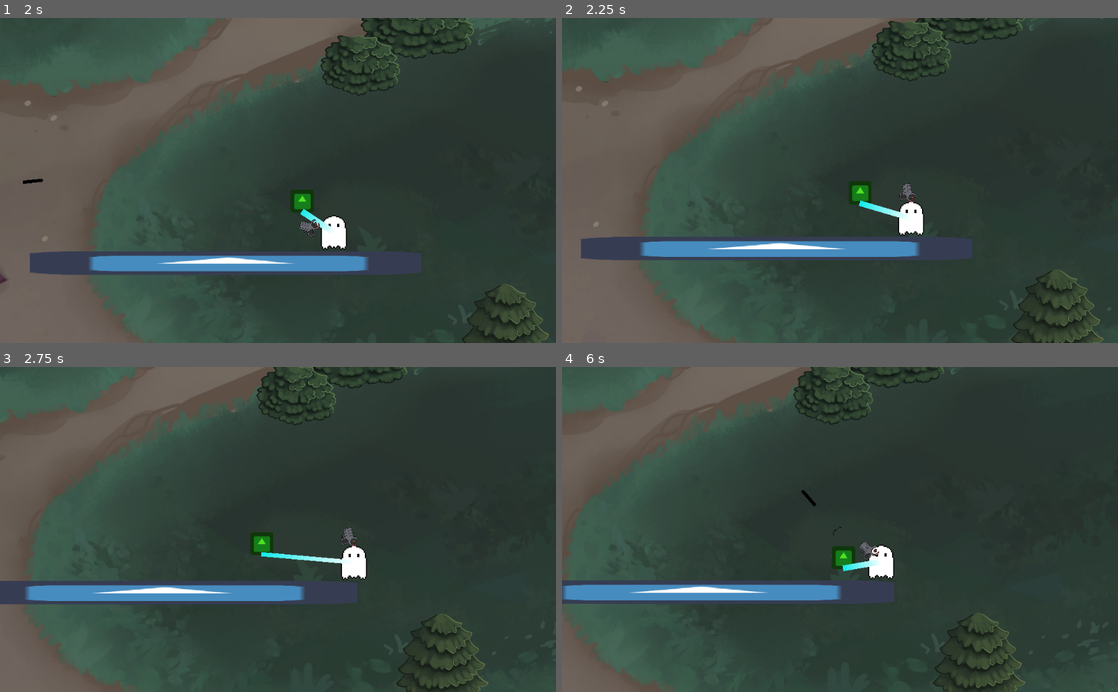
Above: before the commit, frames 1-4 (two rows, left to right).
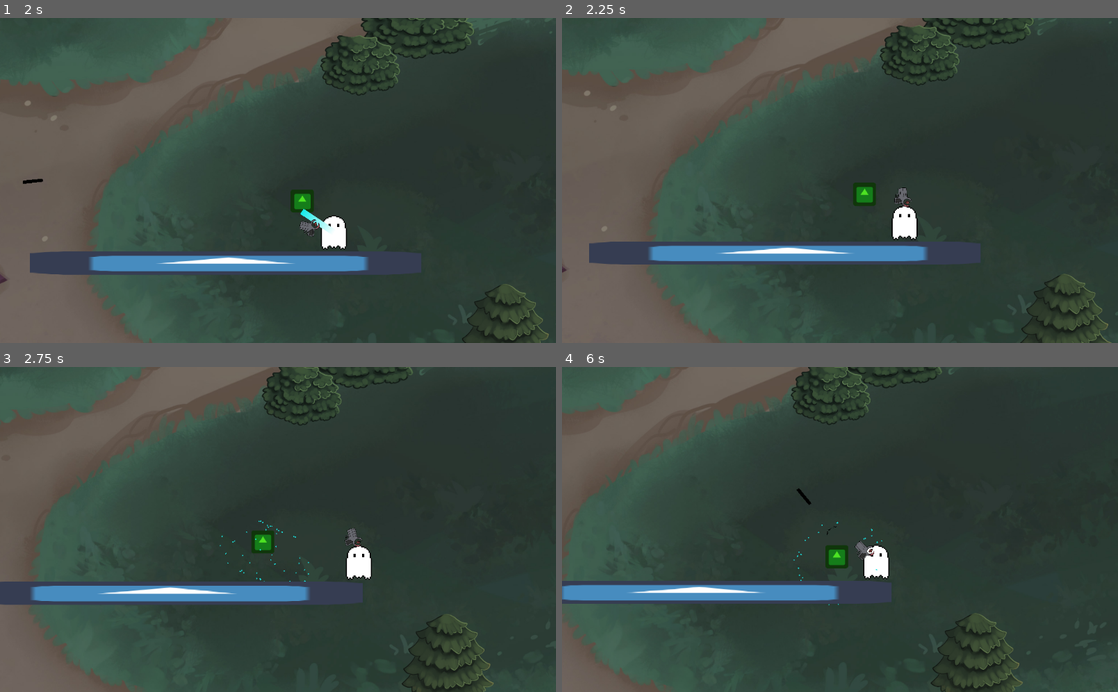
Above: after the commit, the same moments.

Repository: arnette-thomas/gmtk2021
Game: Godot game, scene res://scenes/World1.tscn
Two runs of this game, one before a commit and one after it. Both use one fixed random seed, a clock stepped at 60 frames per second and the inputs below. The engine's default icon, where the game draws it, is replaced by a stand-in: a white triangle on a blue panel in a dark square.
Inputs (mouse positions are in pixels of both pictures, inside the frame that each line leads up to):
- Up to frame 1 (2 s): tap Enter (ui_accept) at 0.5, 0.77, 1.52 s; move the mouse to (400, 164) at 0.52 s; hold D (right) 0.53-1.28 s; right-click (400, 164) at 0.6 s; move the mouse to (166, 196) at 1.27 s; hold S (down) from 1.28 s (still down); click (166, 196) at 1.35 s; right-click (166, 196) at 1.55 s
- Up to frame 2 (2.25 s): move the mouse to (895, 109) at 2.02 s; release S (down) at 2.03 s; hold D (right) from 2.03 s (still down); right-click (895, 109) at 2.1 s
- Up to frame 3 (2.75 s): keep holding D (right)
- Up to frame 4 (6 s): move the mouse to (812, 594) at 2.77 s; release D (right) at 2.78 s; hold Up (ui_up) 2.78-3.53 s; right-click (812, 594) at 2.85 s; tap Enter (ui_accept) at 3.02, 3.77, 4.52, 5, 5.75 s; move the mouse to (1006, 578) at 3.52 s; press the mouse at (1006, 578) at 3.53 s; hold Q (left) 3.53-5.03 s; right-click (1006, 578) at 3.8 s; move the mouse to (673, 480) at 4.27 s; release the mouse at (673, 480) at 4.28 s; right-click (673, 480) at 4.35 s; move the mouse to (867, 529) at 5.02 s; hold S (down) 5.03-5.78 s; right-click (867, 529) at 5.1 s; move the mouse to (756, 448) at 5.77 s; hold D (right) from 5.78 s (still down); click (756, 448) at 5.85 s

Frame 1 is identical in both runs. In frame 2, 7.9% of the frame differs, in the area x 0-99%, y 0-100%; in frame 3, 3.2%; in frame 4, 2.0%.

Commit message:
Destroy chain when right click and enemy hooked

Diff:
--- a/scripts/Chain.gd
+++ b/scripts/Chain.gd
@@ -42,14 +42,19 @@
 		# Chain break !
 		if line_length > hooked_enemy.max_hook_range && !pulling:
 			break_chain()
-		return
 
-	if Input.is_action_just_pressed("shoot_chain") && !is_shooting:
-		var aim_dir = Vector2(Input.get_action_strength("aim_right") - Input.get_action_strength("aim_left"), Input.get_action_strength("aim_down") - Input.get_action_strength("aim_up"))
-		var shooting_dir = aim_dir if aim_dir != Vector2.ZERO else get_local_mouse_position().normalized()
-		rotation = Vector2.RIGHT.angle_to(shooting_dir)
-		animation.play("shoot")
-		is_shooting = true
+	if Input.is_action_just_pressed("shoot_chain"):
+		# Destroy chain if an enemy is already hooked
+		if hooked_enemy != null:
+			break_chain()
+
+		# Shoot chain if not shooting
+		elif !is_shooting:
+			var aim_dir = Vector2(Input.get_action_strength("aim_right") - Input.get_action_strength("aim_left"), Input.get_action_strength("aim_down") - Input.get_action_strength("aim_up"))
+			var shooting_dir = aim_dir if aim_dir != Vector2.ZERO else get_local_mouse_position().normalized()
+			rotation = Vector2.RIGHT.angle_to(shooting_dir)
+			animation.play("shoot")
+			is_shooting = true
 
 func break_chain():
 	var coroutine = FreezeFrame.freeze(0.12)
